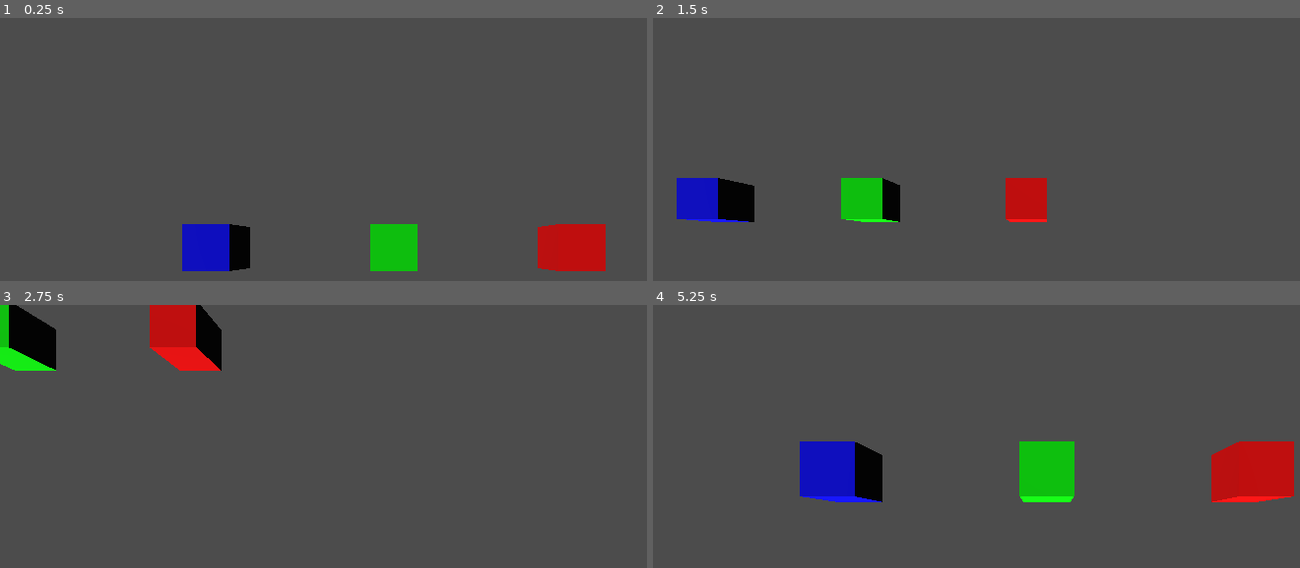
Above: before the commit, frames 1-4 (two rows, left to right).
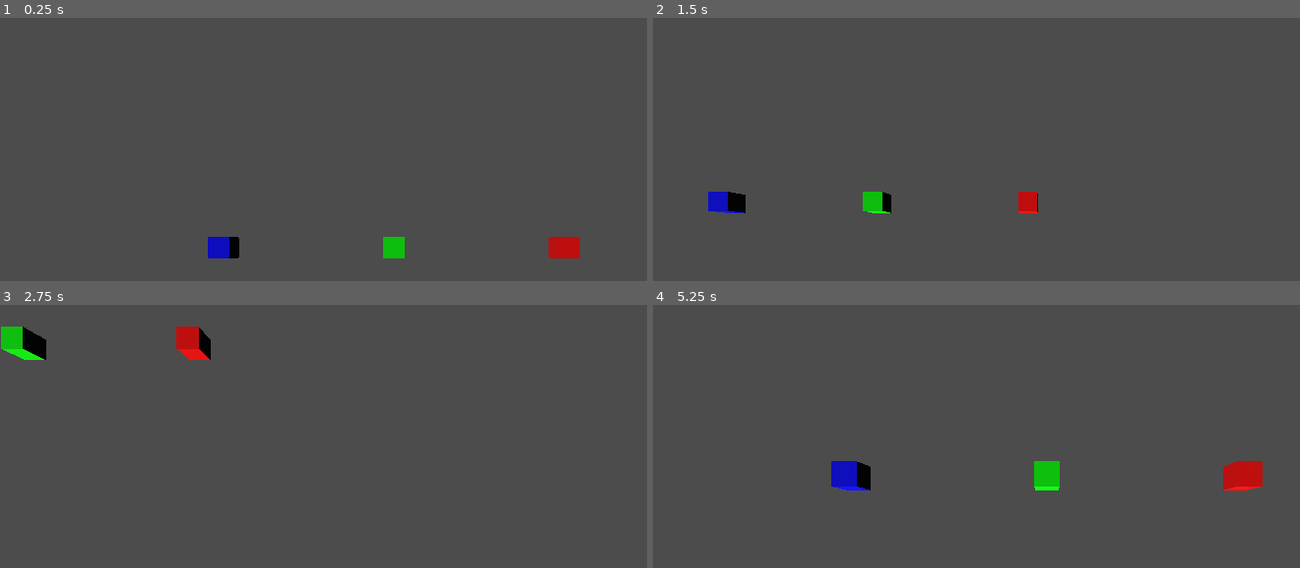
Above: after the commit, the same moments.

Repository: Aspiring-Dinosaur/TownSimProto
Game: Godot game, scene res://scenes/World.tscn
The game is run twice, just before and just after one commit, with the same random seed, the same clock (stepped at 60 frames per second) and the same inputs. Before the commit the project starts from res://World.tscn.
Inputs (mouse positions are in pixels of both pictures, inside the frame that each line leads up to):
- Up to frame 1 (0.25 s): no input
- Up to frame 2 (1.5 s): tap Enter at 0.5 s; move the mouse to (1222, 225) at 0.52 s; hold D (pan_right) 0.53-1.28 s; hold Mouse wheel up (zoom_in) 0.53-1.28 s; click (1222, 225) at 0.67 s; tap Mouse wheel down (zoom_out) at 0.8, 1.35 s; move the mouse to (892, 270) at 1.27 s; hold S (pan_down) from 1.28 s (still down); click (892, 270) at 1.42 s
- Up to frame 3 (2.75 s): tap Mouse wheel up (zoom_in) at 1.55 s; move the mouse to (472, 433) at 2.02 s; release S (pan_down) at 2.03 s; hold D (pan_right) from 2.03 s (still down); hold Mouse wheel up (zoom_in) from 2.03 s (still down); click (472, 433) at 2.17 s; tap Mouse wheel down (zoom_out) at 2.3 s
- Up to frame 4 (5.25 s): move the mouse to (outside the picture) at 2.77 s; release D (pan_right) at 2.78 s; release Mouse wheel up (zoom_in) at 2.78 s; hold W (pan_up) 2.78-3.53 s; tap Mouse wheel down (zoom_out) at 2.85, 3.8, 4.35 s; click (outside the picture) at 2.92 s; tap Mouse wheel up (zoom_in) at 3.05, 4.55 s; move the mouse to (outside the picture) at 3.52 s; hold Mouse wheel up (zoom_in) 3.53-4.28 s; hold A (pan_left) 3.53-5.03 s; click (outside the picture) at 3.67 s; move the mouse to (808, 465) at 4.27 s; click (808, 465) at 4.42 s; move the mouse to (1086, 533) at 5.02 s; hold S (pan_down) from 5.03 s (still down); hold Mouse wheel up (zoom_in) from 5.03 s (still down); click (1086, 533) at 5.17 s

The runs differ from the first frame. In frame 1, 3.9% of the frame differs, in the area x 28-94%, y 78-97%; in frame 2, 3.6%; in frame 3, 3.3%; in frame 4, 6.0%, in the area x 22-100%, y 51-75%.

Commit message:
Tried to refactor some stuff and broke something..

Diff:
--- a/Cube.tscn
+++ /dev/null
@@ -1,14 +0,0 @@
-[gd_scene load_steps=4 format=2]
-
-[ext_resource path="res://Cube.gd" type="Script" id=1]
-[ext_resource path="res://mat_pink.tres" type="Material" id=2]
-
-[sub_resource type="CubeMesh" id=1]
-
-[node name="Cube" type="Spatial"]
-script = ExtResource( 1 )
-
-[node name="MeshInstance" type="MeshInstance" parent="."]
-transform = Transform( 1, 0, 0, 0, 1, 0, 0, 0, 1, 0, 1, 0 )
-mesh = SubResource( 1 )
-material/0 = ExtResource( 2 )
--- a/TopDownCamera.gd
+++ /dev/null
@@ -1,80 +0,0 @@
-extends Spatial
-
-const pan_speed: float = 12.0
-const zoom_speed: float = 2.0
-const boom_min_y: float = 4.0
-const boom_max_y: float = 32.0
-const boom_tilt_min: float = 0.0
-const boom_tilt_max: float = TAU / 4.0
-const boom_rotation_speed: float = 0.005
-
-var pan_direction: Vector3 = Vector3.ZERO
-var boom_rotation: Vector3 = Vector3.ZERO
-
-var is_middle_mouse_held: bool = false
-
-onready var boom = $Boom
-
-# TODO: fix the camera zoom. Right now it just moves the camera towards the
-# "ground", not towards where it's pointing. Set up Q and E maybe to have the
-# same effect, or just remove it. Maybe need to add a new Spatial node that
-# the boom is a child of which is the one that is moved (panned)
-
-func _input(event):
-	# Zooms the camera in and out
-	if event.is_action_pressed("zoom_in"):
-		boom.translation.y -= zoom_speed
-	if event.is_action_pressed("zoom_out"):
-		boom.translation.y += zoom_speed
-
-	# Check if the user pressed or released the middle mouse button
-	if event is InputEventMouseButton and event.button_index == BUTTON_MIDDLE:
-		is_middle_mouse_held = event.is_pressed()
-
-	# Check for mouse movements while the middle mouse button is held
-	if event is InputEventMouseMotion and is_middle_mouse_held:
-		boom_rotation.x -= event.relative.y * boom_rotation_speed
-		boom_rotation.y -= event.relative.x * boom_rotation_speed
-
-	# Clamp the camera zoom basically
-	boom.translation.y = clamp(boom.translation.y, boom_min_y, boom_max_y)
-	# The x-rotation is the tilt of the camera, only want to keep it between
-	# specific values
-	boom_rotation.x = clamp(boom_rotation.x, boom_tilt_min, boom_tilt_max)
-	# Tries to keep the y-rotation between 0 and TAU
-	boom_rotation.y = fix_angle(boom_rotation.y)
-
-func _process(delta):
-	update_input()
-
-	if pan_direction != Vector3.ZERO:
-		self.translate(pan_direction * pan_speed * delta)
-
-	boom.rotation = boom_rotation
-
-# Checks the input for camera panning and updates pan_direction accordingly.
-func update_input():
-	pan_direction = Vector3.ZERO
-
-	if Input.is_action_pressed("pan_left"):
-		pan_direction += Vector3.LEFT
-	if Input.is_action_pressed("pan_right"):
-		pan_direction += Vector3.RIGHT
-
-	if Input.is_action_pressed("pan_up"):
-		pan_direction += Vector3.FORWARD
-	if Input.is_action_pressed("pan_down"):
-		pan_direction += Vector3.BACK
-
-	# First rotate the direction we are moving the camera around the Y-axis (UP),
-	# then normalize it sinze we only care about the direction it's pointing.
-	# The speed (ie length of the vector) the camera is moving at is handled elsewhere
-	pan_direction = pan_direction.rotated(Vector3.UP, boom_rotation.y).normalized()
-
-func fix_angle(angle):
-	if angle < 0:
-		return angle + TAU
-	elif angle > TAU:
-		return angle - TAU
-	else:
-		return angle
--- a/default_env.tres
+++ b/default_env.tres
@@ -1,7 +1,4 @@
-[gd_resource type="Environment" load_steps=2 format=2]
-
-[sub_resource type="ProceduralSky" id=1]
+[gd_resource type="Environment" format=2]
 
 [resource]
-background_mode = 2
-background_sky = SubResource( 1 )
+ambient_light_color = Color( 0.517647, 0.45098, 0.568627, 1 )
--- a/project.godot
+++ b/project.godot
@@ -11,7 +11,7 @@
 [application]
 
 config/name="TownSimProto"
-run/main_scene="res://World.tscn"
+run/main_scene="res://scenes/World.tscn"
 config/icon="res://icon.png"
 
 [input]
@@ -58,4 +58,4 @@
 
 [rendering]
 
-environment/default_environment="res://default_env.tres"
+environment/default_environment="res://townsim_environment.tres"
--- /dev/null
+++ b/scenes/Cube.tscn
@@ -0,0 +1,16 @@
+[gd_scene load_steps=4 format=2]
+
+[ext_resource path="res://scripts/Cube.gd" type="Script" id=1]
+[ext_resource path="res://materials/mat_pink.tres" type="Material" id=2]
+
+[sub_resource type="CubeMesh" id=1]
+size = Vector3( 1, 1, 1 )
+
+[node name="Cube" type="Spatial"]
+script = ExtResource( 1 )
+mat_color = Color( 0, 0.992157, 0.156863, 1 )
+
+[node name="MeshInstance" type="MeshInstance" parent="."]
+transform = Transform( 1, 0, 0, 0, 1, 0, 0, 0, 1, 0, 0.5, 0 )
+mesh = SubResource( 1 )
+material/0 = ExtResource( 2 )
--- a/TopDownCamera.tscn
+++ b/scenes/TopDownCamera.tscn
@@ -1,6 +1,6 @@
 [gd_scene load_steps=3 format=2]
 
-[ext_resource path="res://TopDownCamera.gd" type="Script" id=1]
+[ext_resource path="res://scripts/TopDownCamera.gd" type="Script" id=1]
 [ext_resource path="res://townsim_environment.tres" type="Environment" id=2]
 
 [node name="TopDownCamera" type="Spatial"]
--- a/World.tscn
+++ b/scenes/World.tscn
@@ -1,8 +1,8 @@
 [gd_scene load_steps=4 format=2]
 
-[ext_resource path="res://TopDownCamera.tscn" type="PackedScene" id=1]
-[ext_resource path="res://World.gd" type="Script" id=2]
-[ext_resource path="res://Cube.tscn" type="PackedScene" id=3]
+[ext_resource path="res://scenes/TopDownCamera.tscn" type="PackedScene" id=1]
+[ext_resource path="res://scripts/World.gd" type="Script" id=2]
+[ext_resource path="res://scenes/Cube.tscn" type="PackedScene" id=3]
 
 [node name="World" type="Spatial"]
 script = ExtResource( 2 )
--- /dev/null
+++ b/scripts/TopDownCamera.gd
@@ -0,0 +1,105 @@
+extends Spatial
+
+export var _pan_speed: float = 12.0
+export var _zoom_speed: float = 2.0
+export var _boom_min_y: float = 4.0
+export var _boom_max_y: float = 32.0
+
+export var _boom_tilt_max_deg: float setget _set_boom_tilt_max_deg, _get_boom_tilt_max_deg
+export var _boom_tilt_min_deg: float setget _set_boom_tilt_min_deg, _get_boom_tilt_min_deg
+
+var _boom_tilt_max: float = TAU / 4.0
+var _boom_tilt_min: float = 0.0
+
+var _boom_rotation_speed: float = 0.005
+
+var _pan_direction: Vector3 = Vector3.ZERO
+var _boom_rotation: Vector3 = Vector3.ZERO
+
+var _is_middle_mouse_held: bool = false
+
+onready var _boom = $Boom
+
+# TODO: fix the camera zoom. Right now it just moves the camera towards the
+# "ground", not towards where it's pointing. Set up Q and E maybe to have the
+# same effect, or just remove it. Maybe need to add a new Spatial node that
+# the boom is a child of which is the one that is moved (panned)
+
+func _input(event):
+	# Zooms the camera in and out
+	if event.is_action_pressed("zoom_in"):
+		_boom.translation.y -= _zoom_speed
+	if event.is_action_pressed("zoom_out"):
+		_boom.translation.y += _zoom_speed
+
+	# Check if the user pressed or released the middle mouse button
+	if event is InputEventMouseButton and event.button_index == BUTTON_MIDDLE:
+		_is_middle_mouse_held = event.is_pressed()
+
+	# Check for mouse movements while the middle mouse button is held
+	if event is InputEventMouseMotion and _is_middle_mouse_held:
+		_boom_rotation.x -= event.relative.y * _boom_rotation_speed
+		_boom_rotation.y -= event.relative.x * _boom_rotation_speed
+
+	# Clamp the camera zoom basically
+	_boom.translation.y = clamp(_boom.translation.y, _boom_min_y, _boom_max_y)
+	# The x-rotation is the tilt of the camera, only want to keep it between
+	# specific values
+	_boom_rotation.x = clamp(_boom_rotation.x, _boom_tilt_min, _boom_tilt_max)
+	# Tries to keep the y-rotation between 0 and TAU
+	_boom_rotation.y = _fix_angle(_boom_rotation.y)
+
+
+func _process(delta):
+	_update_input()
+
+	if _pan_direction != Vector3.ZERO:
+		self.translate(_pan_direction * _pan_speed * delta)
+
+	_boom.rotation = _boom_rotation
+
+
+# Checks the input for camera panning and updates pan_direction accordingly.
+func _update_input() -> void:
+	_pan_direction = Vector3.ZERO
+
+	if Input.is_action_pressed("pan_left"):
+		_pan_direction += Vector3.LEFT
+	if Input.is_action_pressed("pan_right"):
+		_pan_direction += Vector3.RIGHT
+
+	if Input.is_action_pressed("pan_up"):
+		_pan_direction += Vector3.FORWARD
+	if Input.is_action_pressed("pan_down"):
+		_pan_direction += Vector3.BACK
+
+	# First rotate the direction we are moving the camera around the Y-axis (UP),
+	# then normalize it sinze we only care about the direction it's pointing.
+	# The speed (ie length of the vector) the camera is moving at is handled elsewhere
+	_pan_direction = _pan_direction.rotated(
+			Vector3.UP, _boom_rotation.y
+			).normalized()
+
+
+# Tries to keep an angle between 0 and TAU.
+# If the angle is <= -2*TAU or >= 2*TAU it will not get all the way there.
+func _fix_angle(angle) -> float:
+	if angle < 0:
+		return angle + TAU
+	elif angle > TAU:
+		return angle - TAU
+	else:
+		return angle
+
+
+func _set_boom_tilt_max_deg(value) -> void:
+	_boom_tilt_max = deg2rad(value)
+
+func _get_boom_tilt_max_deg() -> float:
+	return rad2deg(_boom_tilt_max)
+
+func _set_boom_tilt_min_deg(value) -> void:
+	_boom_tilt_min = deg2rad(value)
+
+func _get_boom_tilt_min_deg() -> float:
+	return rad2deg(_boom_tilt_min)
--- a/World.gd
+++ b/scripts/World.gd
@@ -1,5 +1,4 @@
 extends Spatial
-
 
 func _input(event):
 	if event.is_action_pressed("Quit"):
--- a/townsim_environment.tres
+++ b/townsim_environment.tres
@@ -1,4 +1,6 @@
 [gd_resource type="Environment" format=2]
 
 [resource]
-ambient_light_energy = 0.75
+fog_depth_curve = 0.233258
+fog_transmit_curve = 1.18921
+fog_height_curve = 1.8025
Renamed: mat_pink.tres -> materials/mat_pink.tres
Renamed: Cube.gd -> scripts/Cube.gd
